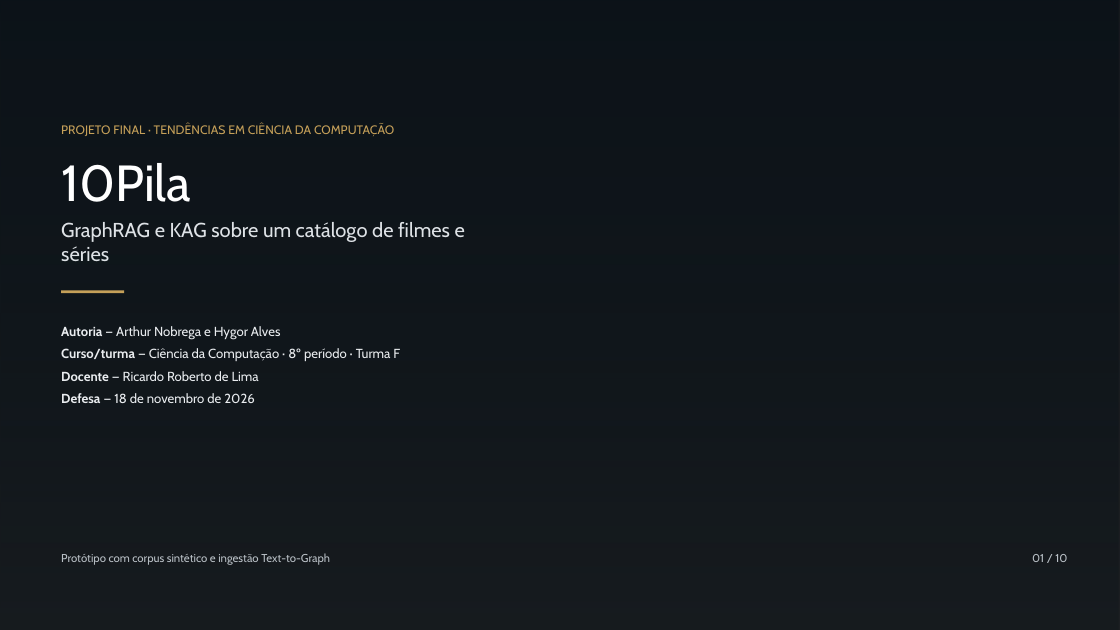
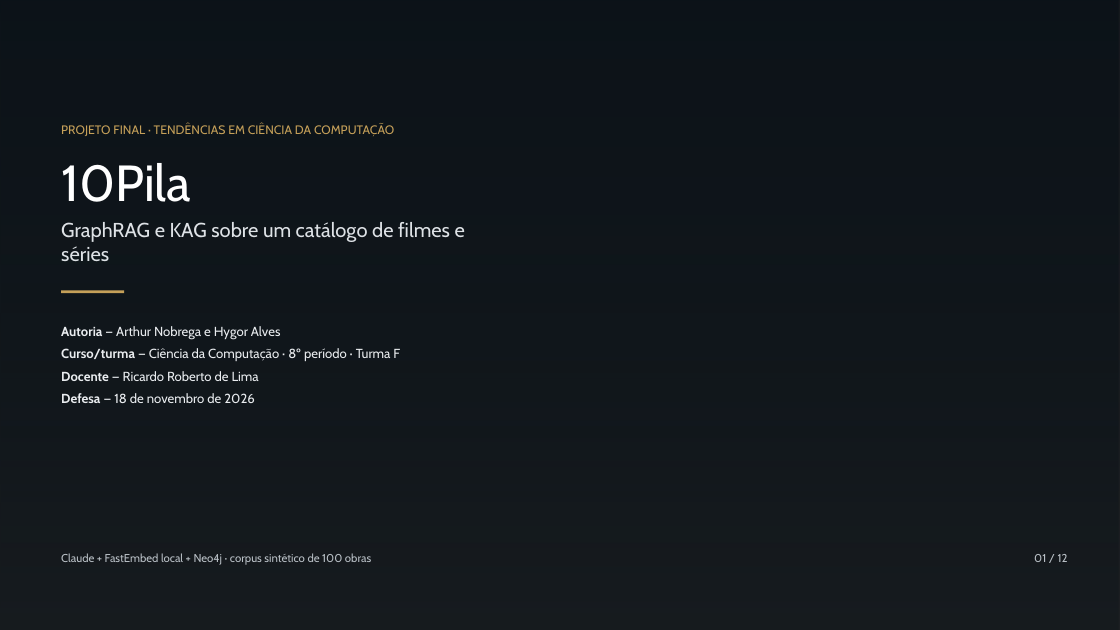
Before and after one commit to ARTHURNOBREGA1268/cinegrafo, a slide deck: slide 1 of docs/06_apresentacao_10pila.pptx. Drawn at 1120x630 pixels with LibreOffice and Linux fonts; fonts in the diff are those of the drawing; background and template pictures are left out; a plain dark background stands for a picture behind light text. Boxes give left, top, right and bottom in pixels: in the first picture for what was removed or moved away, otherwise in the second. Text is boxed around its words. In the diff, an @@ line names an element or a change of style, - is before the commit and + after.

```diff
--- a/docs/06_apresentacao_10pila.pptx
+++ b/docs/06_apresentacao_10pila.pptx
@@ text at (x1=61, y1=553, x2=371, y2=565): text changed @@
-Protótipo com corpus sintético e ingestão Text-to-Graph
+Claude + FastEmbed local + Neo4j · corpus sintético de 100 obras
@@ text at (x1=1034, y1=554, x2=1068, y2=562): text changed @@
-01 / 10
+01 / 12
```
Also in this commit, not shown: 9 other slides changed, 2 slides added.
